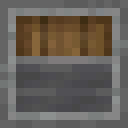
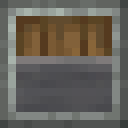
Before/after of a 128x128 layered artwork. What changed in the layer stack:
added layer "Calque copié #1" above "Calque copié" over (x1=16, y1=56, x2=112, y2=112)
added layer "Calque copié" above "Copie de Copie de Calque copié" over (x1=0, y1=0, x2=128, y2=128)
hid "Copie de Copie de Calque copié" over (x1=16, y1=56, x2=112, y2=112)
hid "monitor_normal_32.png" over (x1=0, y1=0, x2=128, y2=128)
